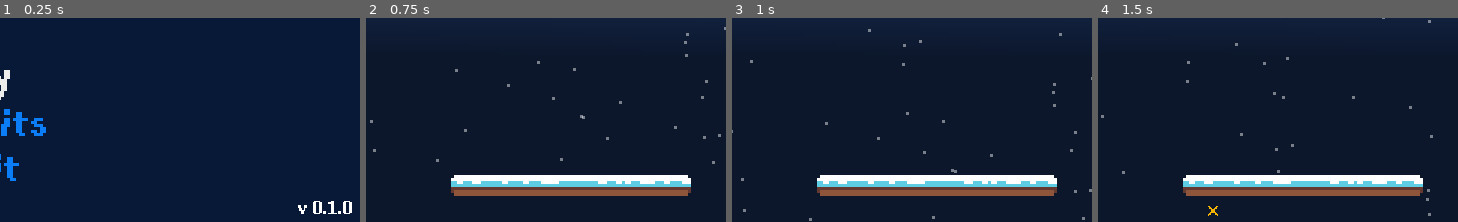
Above: before the commit, frames 1-4 (left to right).
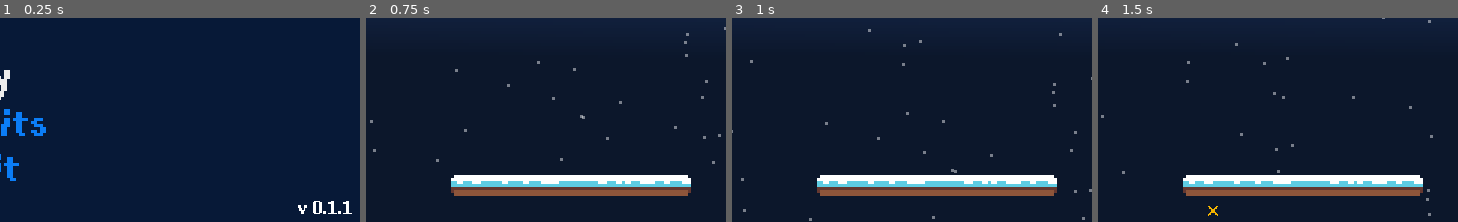
Above: after the commit, the same moments.

Repository: sugarvoid/winter-break-jam
Game: Godot game, scene res://game/menu/title_menu.tscn
The game is run twice, just before and just after one commit, with the same random seed, the same clock (stepped at 60 frames per second) and the same inputs. Sound files missing from this copy of the repository are replaced by a short silence.
Inputs:
- Up to frame 1 (0.25 s): no input
- Up to frame 2 (0.75 s): tap Enter (ui_accept) at 0.5 s; hold D (move_right) from 0.53 s (still down)
- Up to frame 3 (1 s): keep holding D (move_right); tap W (jump) at 0.77 s
- Up to frame 4 (1.5 s): keep holding D (move_right)
The pictures show only the part of the screen within x 48-98%, y 50-100%; the shares and areas given below are measured in that part.

The runs differ from the first frame. In frame 1, 0.1% of the frame differs, in the area x 95-98%, y 89-97%; in frame 2, nothing differs; in frame 3, nothing differs; in frame 4, nothing differs.

Commit message:
Add changelog file

Diff:
--- a/game/menu/title_menu.tscn
+++ b/game/menu/title_menu.tscn
@@ -93,7 +93,7 @@
 margin_bottom = 144.0
 rect_scale = Vector2( 0.5, 0.5 )
 custom_fonts/font = SubResource( 5 )
-text = "v 0.1.0"
+text = "v 0.1.1"
 
 [node name="Options" type="Control" parent="."]
 
Not shown, added: changelog.md
